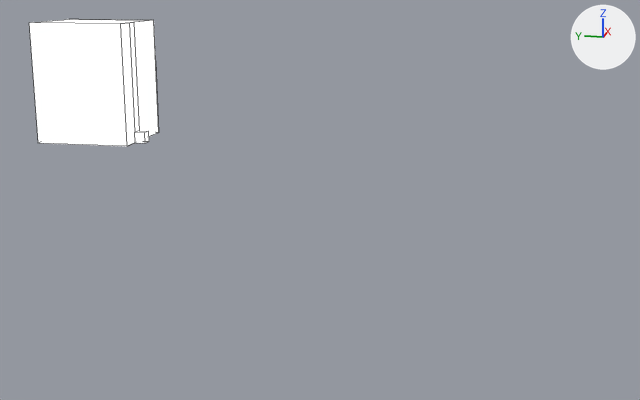
One commit to the Blender file Assets/World/C7L1/raw/C7L1.blend: the scene before it, then after it.
One viewpoint serves both versions: a 50 mm camera at (-335.0, -159.0, 85.0) aimed at (-13.0, -94.0, 4.0). Every picture has the same lights, and +X, +Y and +Z are marked at upper right. Mesh edges are drawn as thin lines. The same objects are shown in both versions, whatever each file hides.

In view in the first picture: 'Room1'.
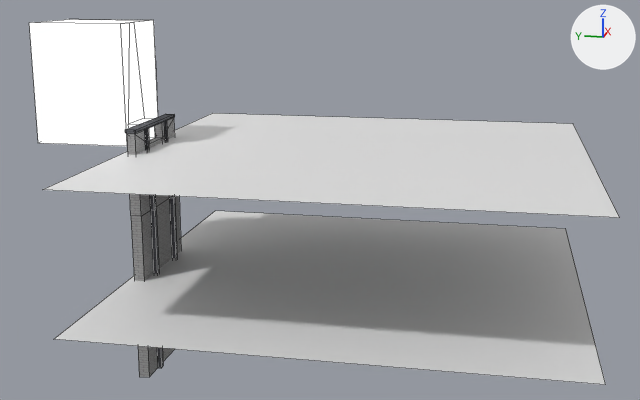
Changed parts and their boxes (x1, y1, x2, y2) in the pictures (640 x 400 px):
'SeaFloor', added: after (54, 211, 606, 385)
'Water', added: after (43, 113, 620, 218)
'Wall_Bottom_Entrance', added: after (125, 114, 181, 377)
    faces in mat_uv_wall_1 (picture img_tx_wall_200_png): (127, 118, 181, 377)
    faces in mat_uv_wall_2: (125, 114, 177, 368)

Patch to the scene script:
```diff
--- a/Assets/World/C7L1/raw/C7L1.blend.py
+++ b/Assets/World/C7L1/raw/C7L1.blend.py
@@ img_tx_wall_200_png @@
+img_tx_wall_200_png = load_image('tx_wall_200.png', '../../Level1/Materials/Textures/tx_wall_200.png', 64, 64, 'sRGB')
@@ mat_uv_wall_1 @@
+mat_uv_wall_1 = principled_material('uv_Wall_1')
+mat_uv_wall_1.texture = img_tx_wall_200_png
+mat_uv_wall_1.specular_ior_level = 0.0
@@ mat_uv_wall_2 @@
+mat_uv_wall_2 = bpy.data.materials.new('uv_Wall_2')
+# colours: grey #a6a8b0
+# uses the picture img_tx_wall_200_png
@@ me_plane_003 @@
+me_plane_003.from_pydata([(-96.0, -128.0, 16.0), (68.0, -128.0, 16.0), (-96.0, 38.0, 16.0), (68.0, 38.0, 16.0)], [], [(0, 1, 3, 2)])
@@ me_cube_005 @@
+me_cube_005.from_pydata(...)  # 84 vertices, 72 faces; spans x -20.0..20.0, y -4.0..2.0, z -64.0..32.0
+# faces by material slot: [34, 38]
+me_cube_005.materials.append(mat_uv_wall_1)  # picture img_tx_wall_200_png
+me_cube_005.materials.append(mat_uv_wall_2)
@@ ob_seafloor @@
+ob_seafloor = bpy.data.objects.new('SeaFloor', me_plane_003)
+ob_seafloor.location = (0.0, -64.0, -40.0)
@@ ob_wall_bottom_entrance @@
+ob_wall_bottom_entrance = bpy.data.objects.new('Wall_Bottom_Entrance', me_cube_005)
+ob_wall_bottom_entrance.location = (-18.0, -30.0, 1.0)
@@ ob_water @@
+ob_water = bpy.data.objects.new('Water', me_plane_003.copy())
+ob_water.location = (0.0, -64.0, 8.0)
```
